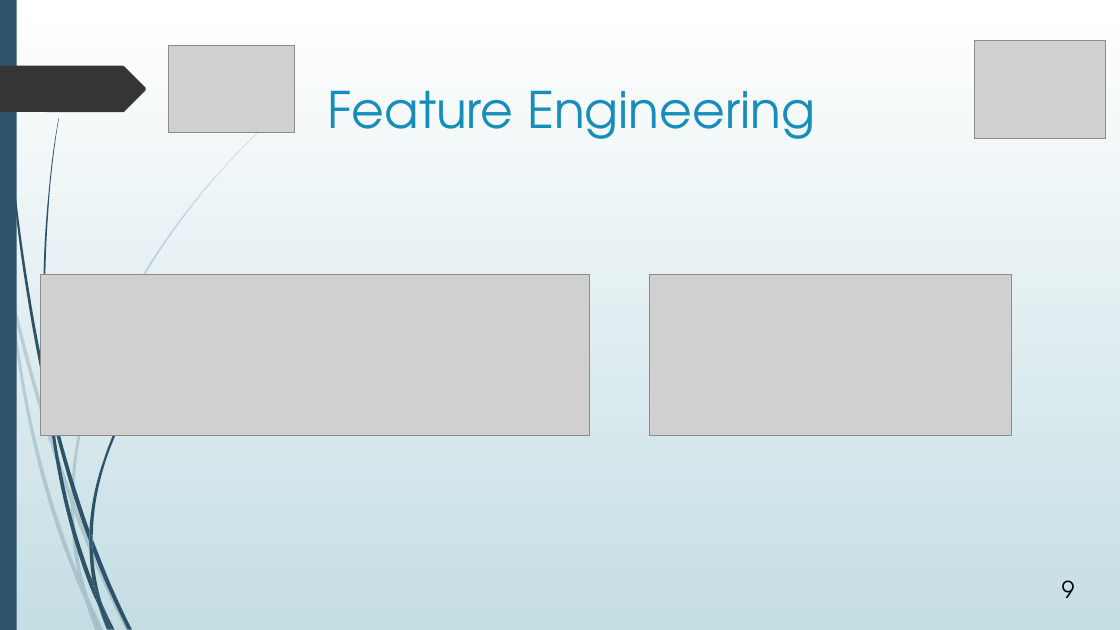
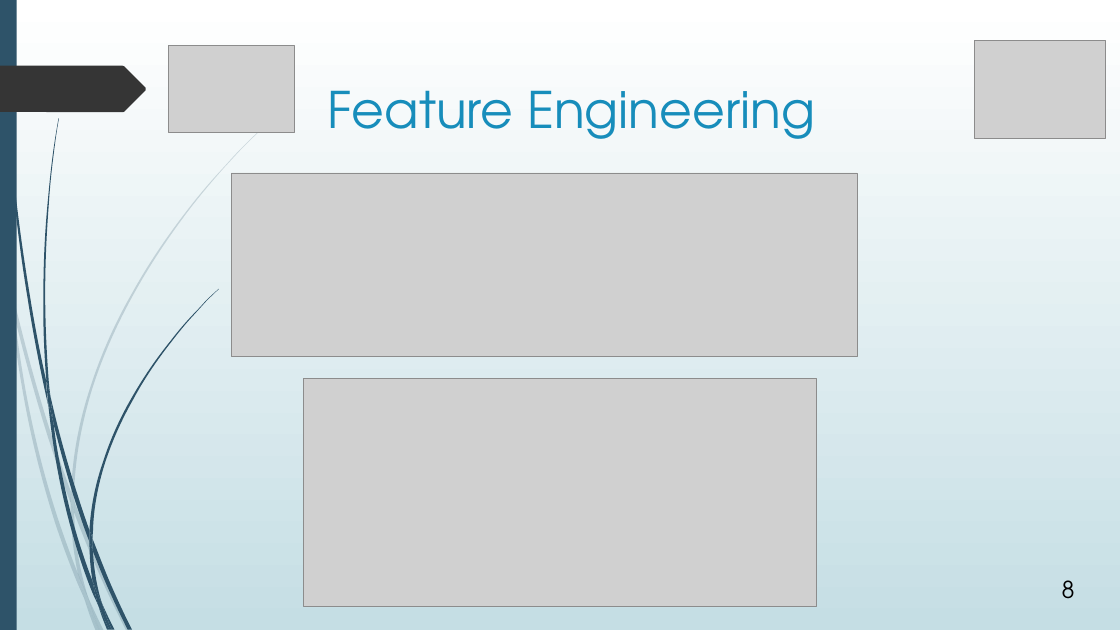
Before and after one commit to avasile96/CAD, a slide deck: slide 8 of Presentation_updated.pptx (slide 9 before the commit). Drawn at 1120x630 pixels with LibreOffice and Linux fonts; fonts in the diff are those of the drawing; grey boxes stand for pictures. Boxes give left, top, right and bottom in pixels: in the first picture for what was removed or moved away, otherwise in the second. Text is boxed around its words. In the diff, an @@ line names an element or a change of style, - is before the commit and + after.

```diff
--- a/Presentation_updated.pptx
+++ b/Presentation_updated.pptx
@@ picture: place and size @@
-picture at [41,275,590,436]
+picture at [231,173,857,357]
@@ freeform shape added at [46,377,54,424], fill #2E5369 @@
@@ picture: place and size @@
-picture at [650,275,1012,435]
+picture at [303,378,817,606]
@@ page number at [1062,580,1075,599]: text changed @@
-9
+8
```
Also in this commit, not shown: 7 other slides changed, 2 slides added, 2 slides removed.
